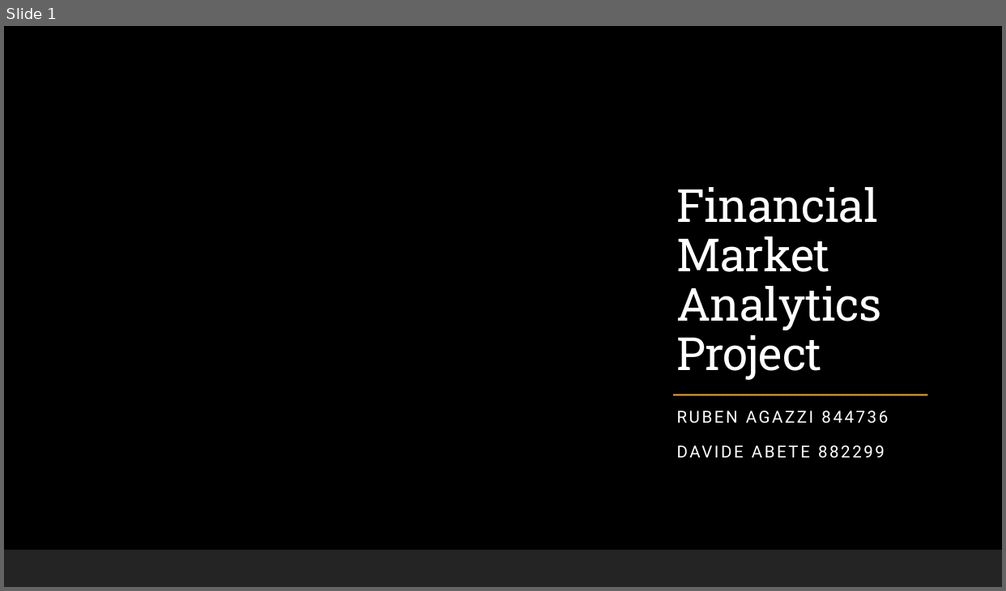
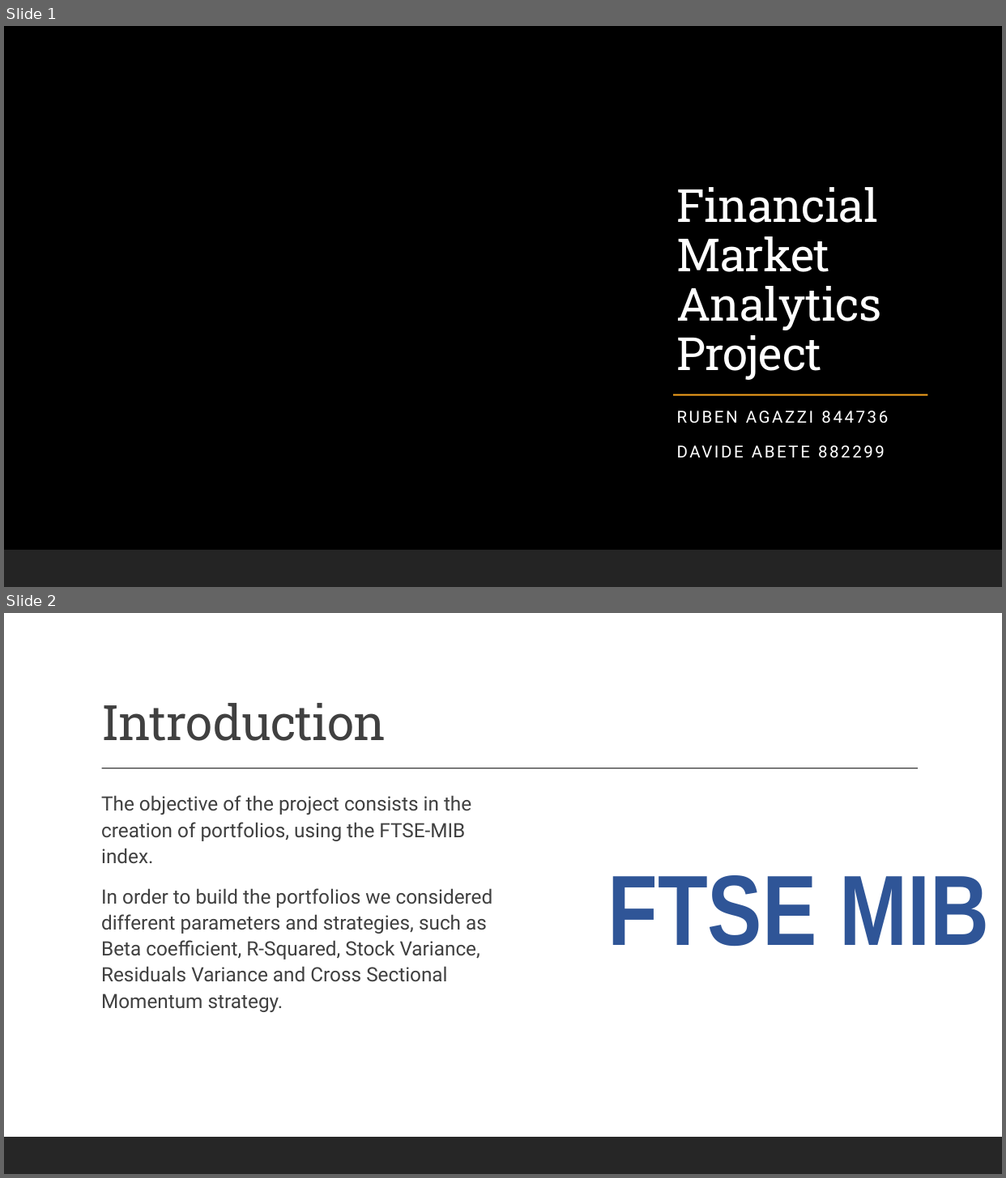
Before and after one commit to Blowdire/Progetto, a slide deck: Report/Financial Market Analytics Project pres.odp. Shown one above the other, each under a label of ours: slide 1 before the commit, slides 1 and 2 after it. The pictures are 1006x591 and 1006x1178 pixels, drawn with LibreOffice and Linux fonts; fonts in the diff are those of the drawing; background and template pictures are left out. Boxes give left, top, right and bottom in pixels: in the first picture for what was removed or moved away, otherwise in the second. Text is boxed around its words. In the diff, an @@ line names an element or a change of style, - is before the commit and + after.

```diff
--- a/Report/Financial Market Analytics Project pres.odp
+++ b/Report/Financial Market Analytics Project pres.odp
@@ slide 2 added at bbox=[4, 613, 1002, 1174], background #FFFFFF; not listed: 1 template element that a slide beside it also shows @@
@@ title added at bbox=[101, 703, 386, 741], 47 pt, text #404040 @@
+Introduction
@@ line added from (102, 768) to (918, 769), #404040 0.99 pt @@
@@ text added at bbox=[101, 795, 493, 1012], 19 pt, text #404040 @@
+  The objective of the project consists in the creation of portfolios, using the FTSE-MIB index.
+  In order to build the portfolios we considered different parameters and strategies, such as Beta coefficient, R-Squared, Stock Variance, Residuals Variance and Cross Sectional Momentum strategy.
@@ text added at bbox=[608, 875, 989, 947], 96 pt, text #2F5597, bold @@
+FTSE MIB
```
Also in this commit, not shown: 2 slides changed, 4 other slides added, 5 slides removed, 8 other files.
